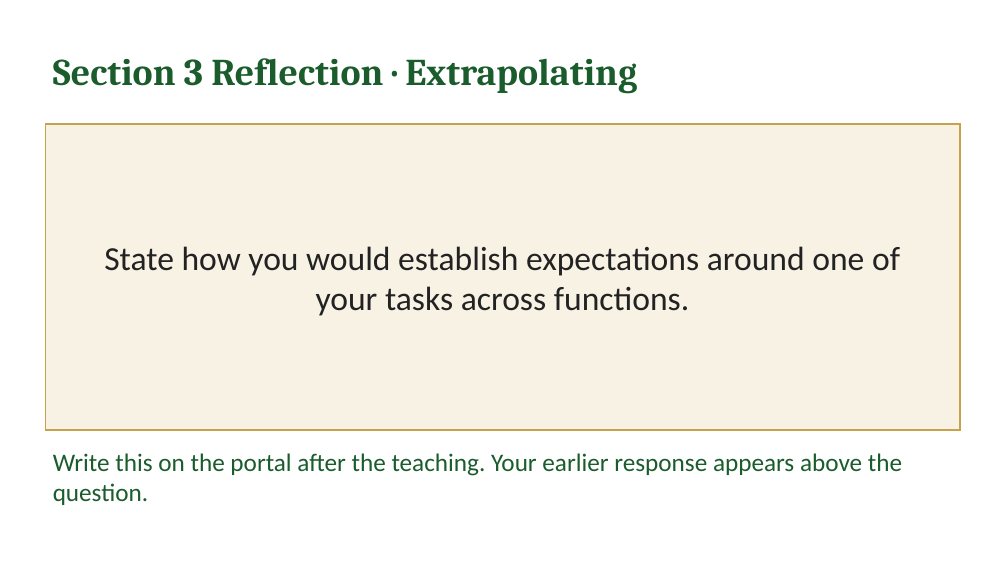
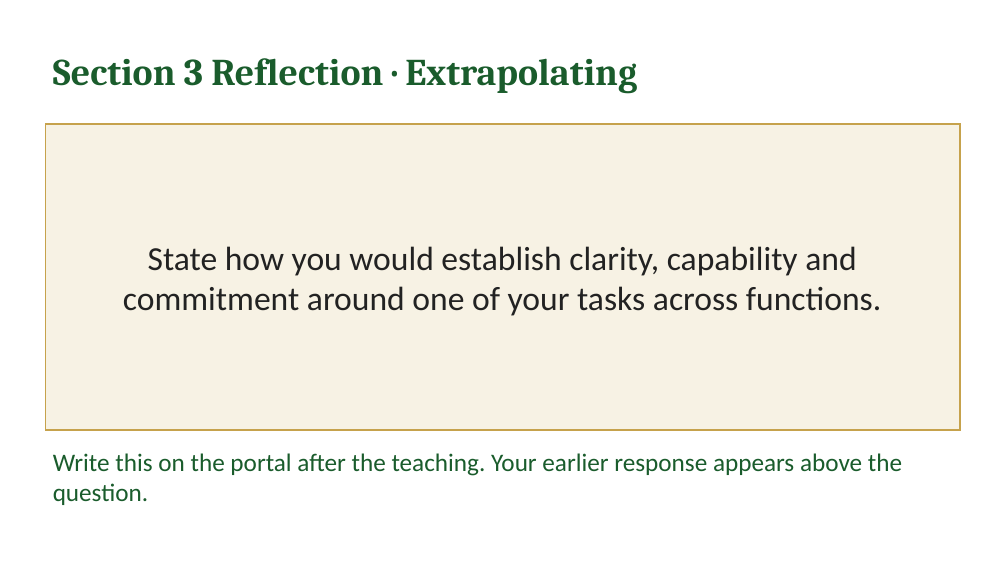
Before and after one commit to IBSL26/ibsl-platform, a slide deck: slide 20 of Unit decks/Unit 07 - Establishing Performance Expectations.pptx (slide 19 before the commit). Drawn at 1008x567 pixels with LibreOffice and Linux fonts; fonts in the diff are those of the drawing. Boxes give left, top, right and bottom in pixels: in the first picture for what was removed or moved away, otherwise in the second. Text is boxed around its words. In the diff, an @@ line names an element or a change of style, - is before the commit and + after.

```diff
--- a/Unit decks/Unit 07 - Establishing Performance Expectations.pptx
+++ b/Unit decks/Unit 07 - Establishing Performance Expectations.pptx
@@ text in rectangle at <box>123,246,881,316</box>: text changed @@
-State how you would establish expectations around one of your tasks across functions.
+State how you would establish clarity, capability and commitment around one of your tasks across functions.
```
Also in this commit, not shown: 1 other slide changed, 1 slide added, 40 other files.
